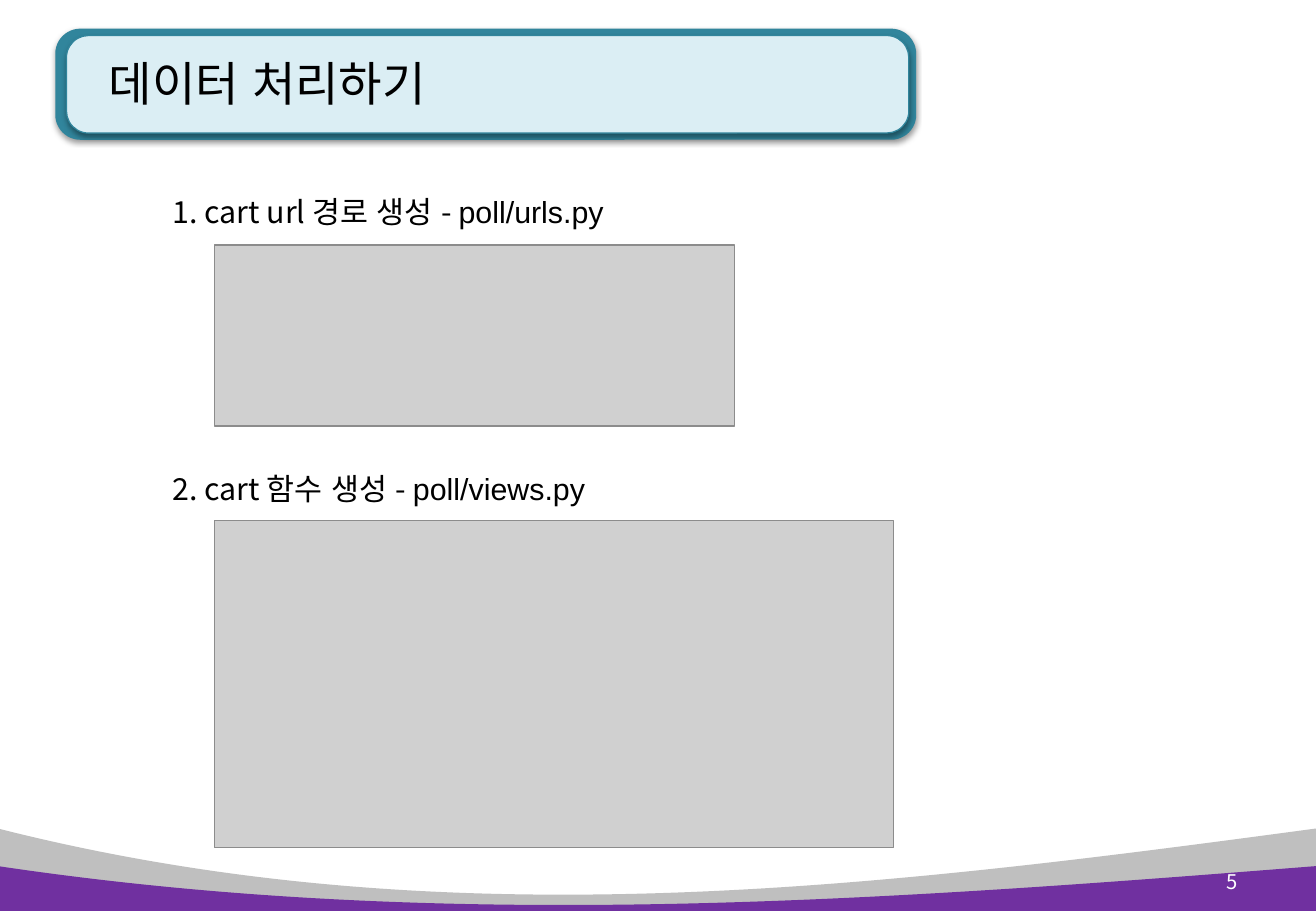
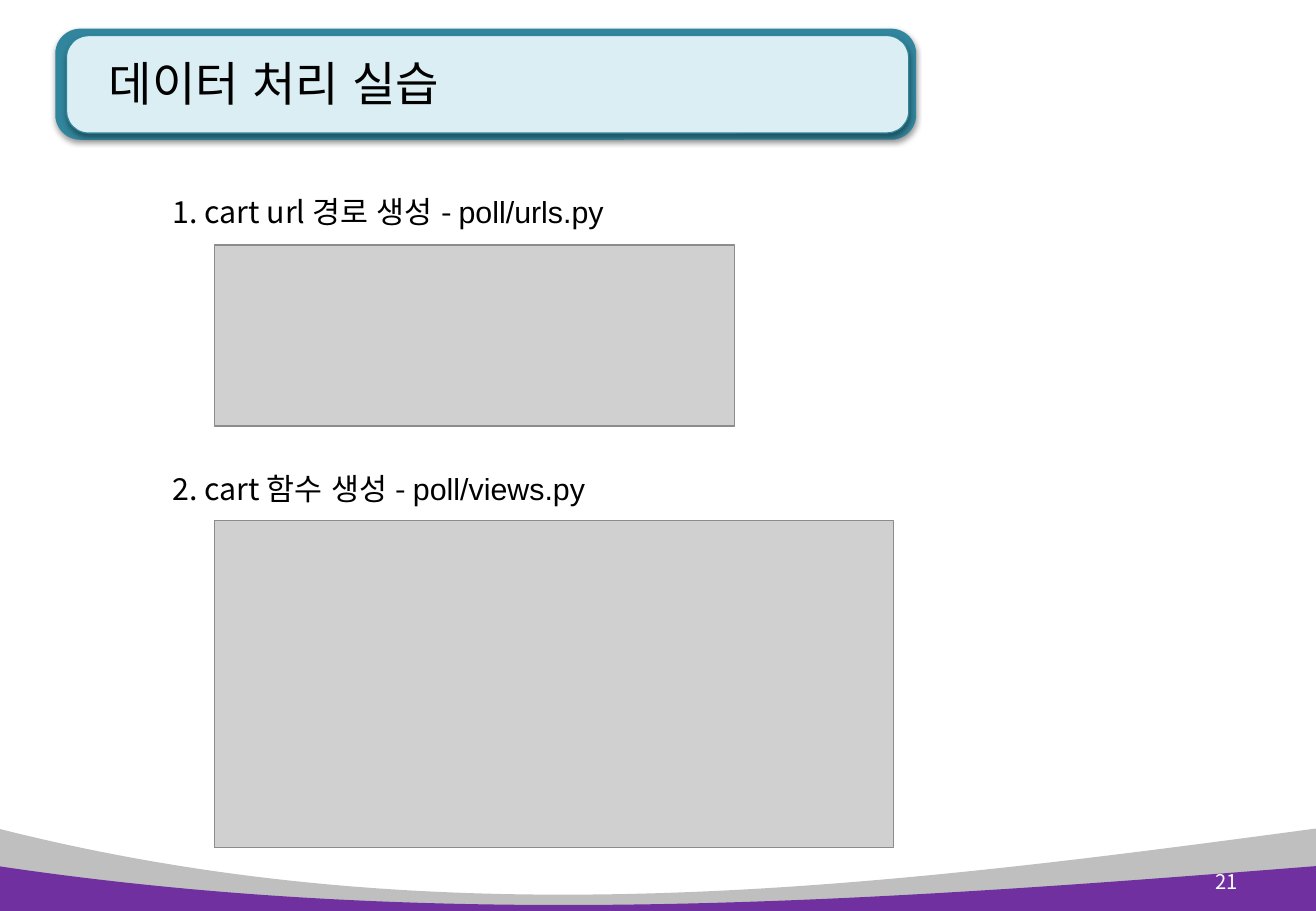
Before and after one commit to pshho/ngreen_project, a slide deck: slide 21 of pyWorks/자료/django_ppt/polls_ppt/polls 3장. 템플릿 - html.pptx (slide 5 before the commit). Drawn at 1316x911 pixels with LibreOffice and Linux fonts; fonts in the diff are those of the drawing; grey boxes stand for pictures. Boxes give left, top, right and bottom in pixels: in the first picture for what was removed or moved away, otherwise in the second. Text is boxed around its words. In the diff, an @@ line names an element or a change of style, - is before the commit and + after.

```diff
--- a/pyWorks/자료/django_ppt/polls_ppt/polls 3장. 템플릿 - html.pptx
+++ b/pyWorks/자료/django_ppt/polls_ppt/polls 3장. 템플릿 - html.pptx
@@ title at (109, 62, 439, 105): text changed @@
-데이터 처리하기
+데이터 처리 실습
@@ page number at (1216, 868, 1238, 889): text changed @@
-5
+21
```
Also in this commit, not shown: 1 slide added, 19 other files.
